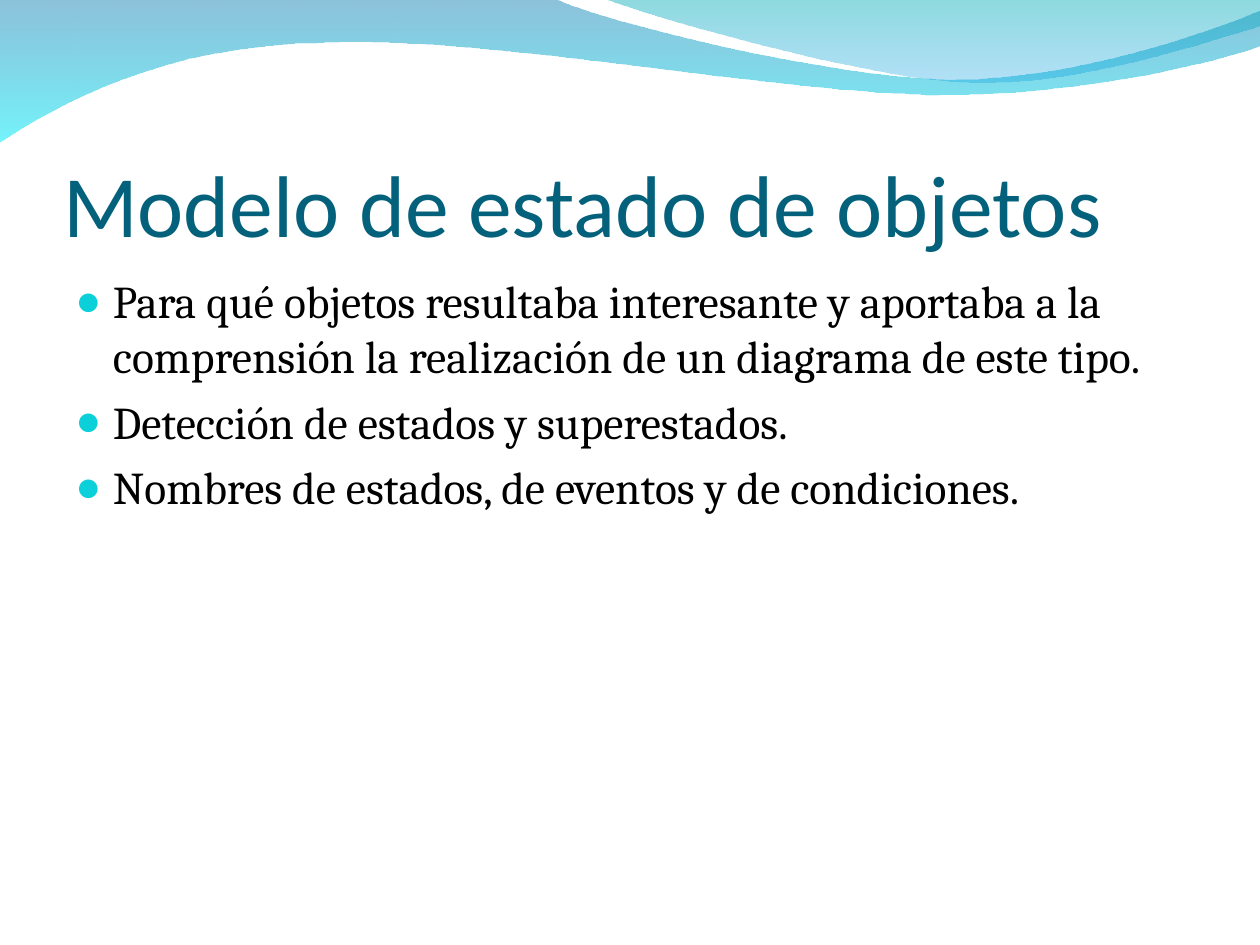
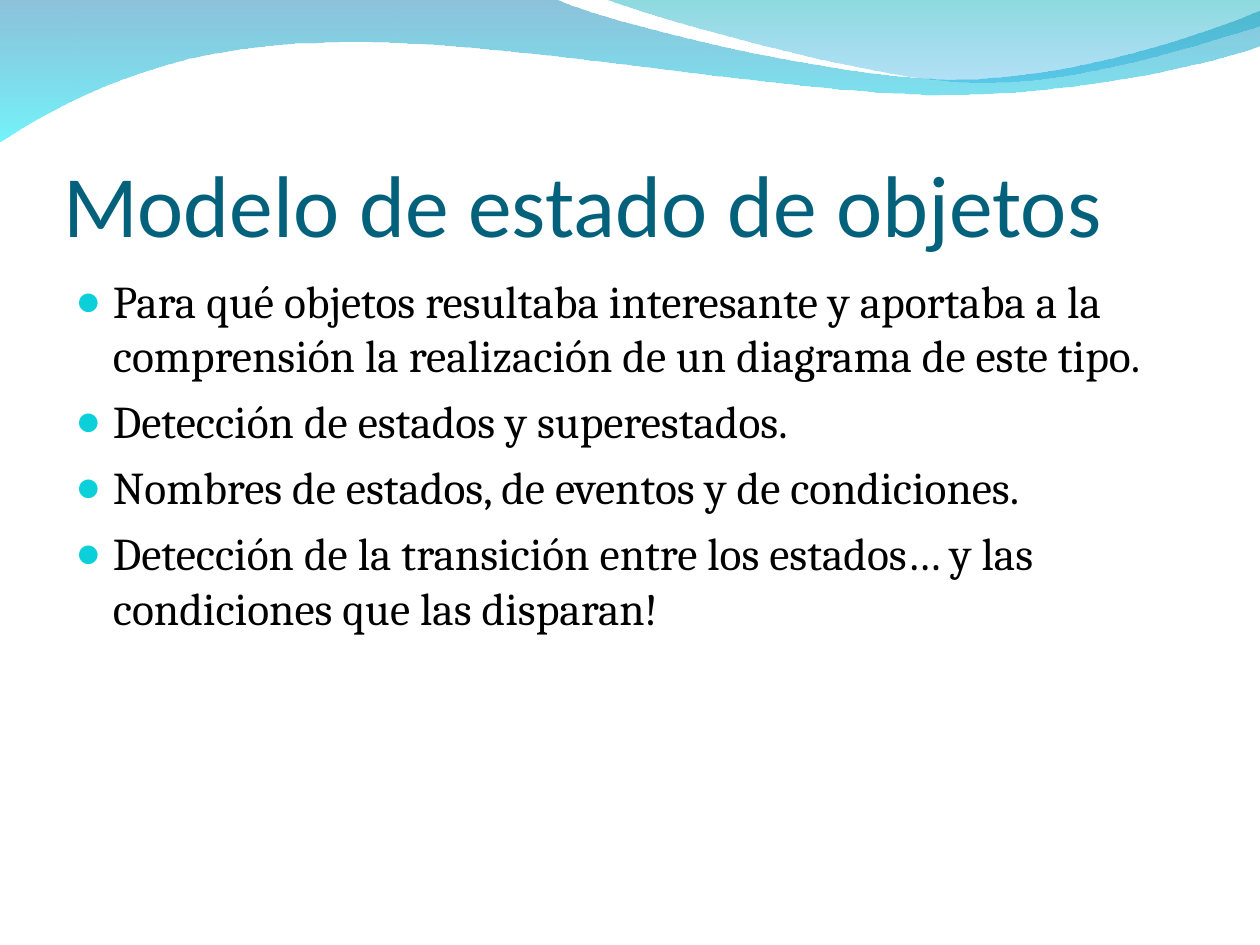
Before and after one commit to Bloodclot24/anainfo, a slide deck: slide 11 of Presentación anainfo.ppt. Drawn at 1260x945 pixels with LibreOffice and Linux fonts; fonts in the diff are those of the drawing; background and template pictures are left out. Boxes give left, top, right and bottom in pixels: in the first picture for what was removed or moved away, otherwise in the second. Text is boxed around its words. In the diff, an @@ line names an element or a change of style, - is before the commit and + after.

```diff
--- a/Presentación anainfo.ppt
+++ b/Presentación anainfo.ppt
@@ text at [113,538,1034,635]: paragraph added @@
+● Detección de la transición entre los estados… y las condiciones que las disparan!
```
Also in this commit, not shown: 8 other slides changed.
